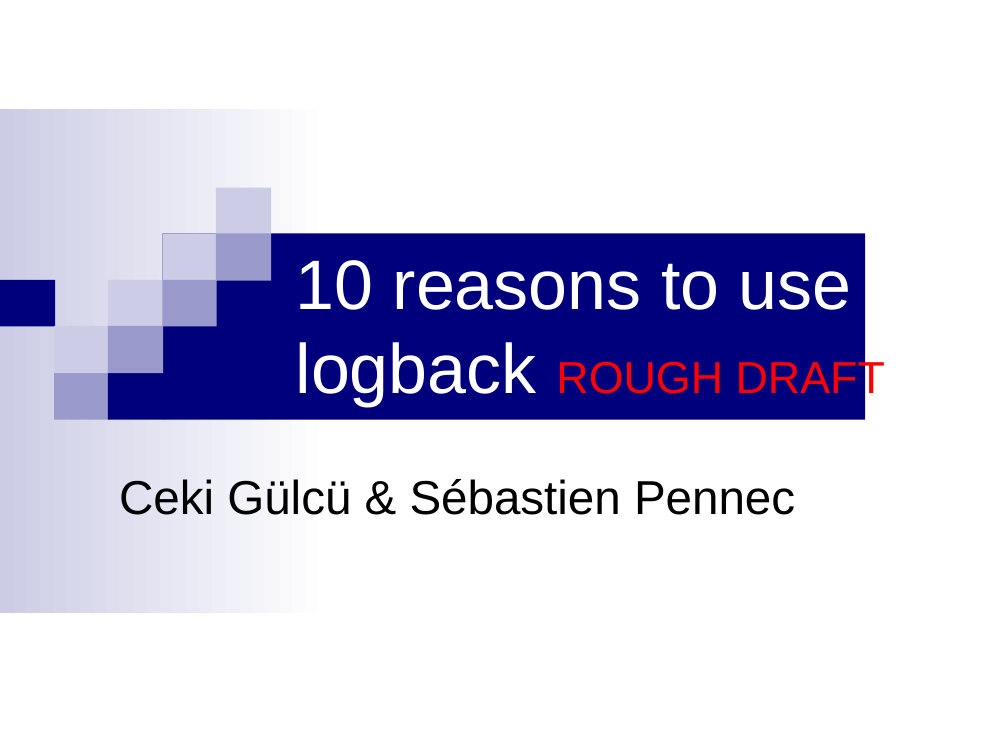
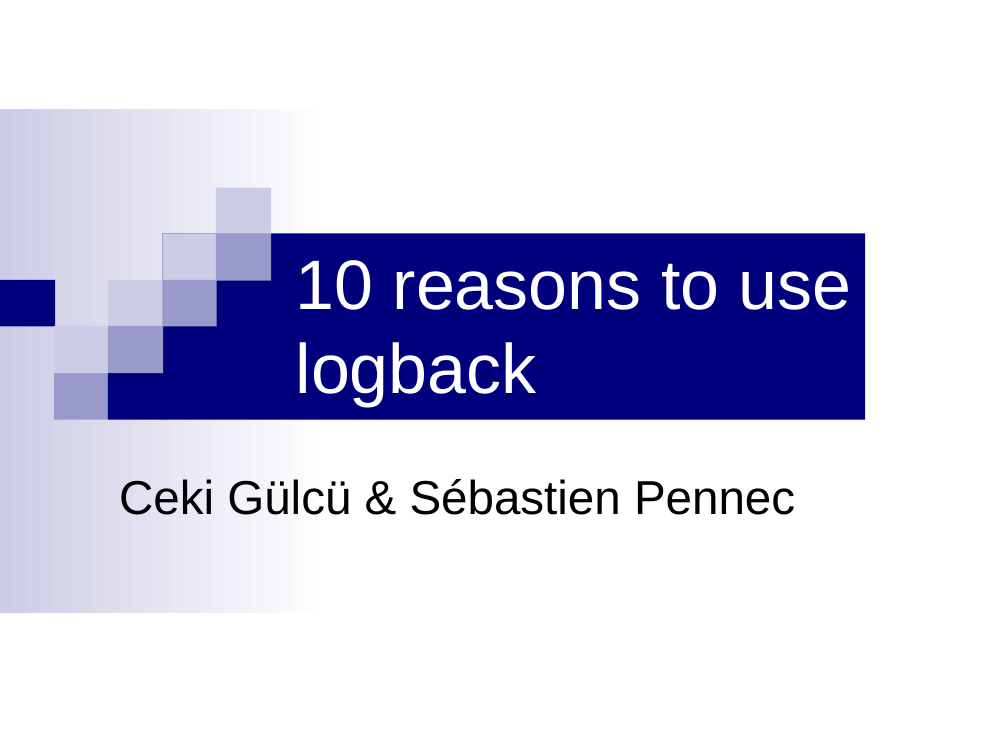
Before and after one commit to qos-ch/logback, a slide deck: slide 1 of logback-site/src/site/resources/10reasons.ppt. Drawn at 1008x756 pixels with LibreOffice and Linux fonts; fonts in the diff are those of the drawing; background and template pictures are left out. Boxes give left, top, right and bottom in pixels: in the first picture for what was removed or moved away, otherwise in the second. Text is boxed around its words. In the diff, an @@ line names an element or a change of style, - is before the commit and + after.

```diff
--- a/logback-site/src/site/resources/10reasons.ppt
+++ b/logback-site/src/site/resources/10reasons.ppt
@@ title at box(295, 260, 852, 406): text changed @@
-10 reasons to use logback ROUGH DRAFT
+10 reasons to use logback
```
Also in this commit, not shown: 3 other slides changed, 2 slides added, 1 slide removed, 2 other files.
